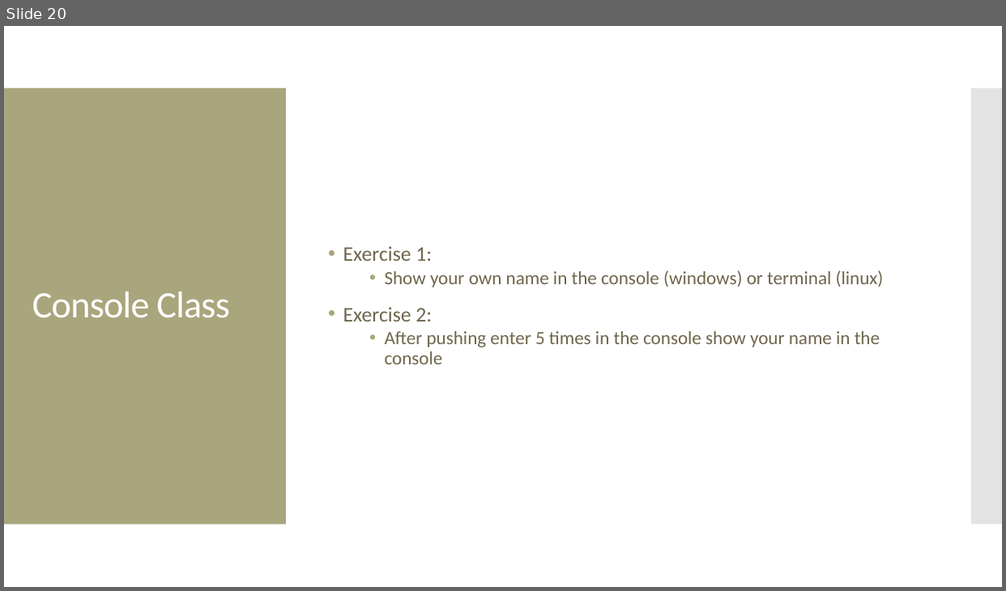
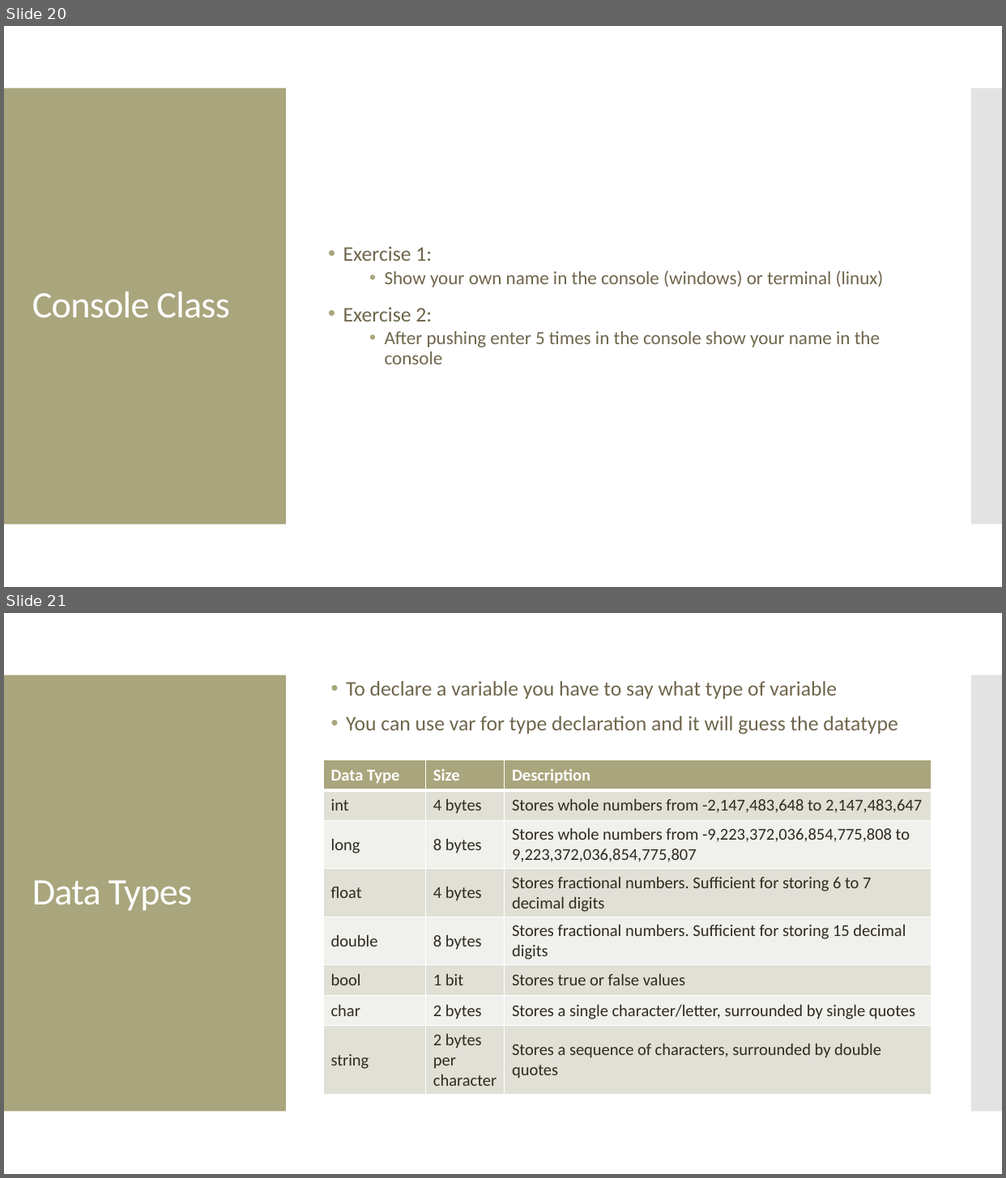
Before and after one commit to Manny-Apsel/.NET-C-Workshop, a slide deck: Presentation.pptx. Shown one above the other, each under a label of ours: slide 20 before the commit, slides 20 and 21 after it. The pictures are 1006x591 and 1006x1178 pixels, drawn with LibreOffice and Linux fonts; fonts in the diff are those of the drawing. Boxes give left, top, right and bottom in pixels: in the first picture for what was removed or moved away, otherwise in the second. Text is boxed around its words. In the diff, an @@ line names an element or a change of style, - is before the commit and + after.

Commit message:
did a part of datatypes exercises

```diff
--- a/Presentation.pptx
+++ b/Presentation.pptx
@@ slide 21 added at (4, 613, 1002, 1174), background #FFFFFF; not listed: 2 template elements that a slide beside it also shows @@
@@ text added at (346, 681, 897, 735), 20 pt, text #6F664C @@
+• To declare a variable you have to say what type of variable
+• You can use var for type declaration and it will guess the datatype
@@ table added at (324, 760, 931, 1111), 8 rows, 3 columns @@
+Data Type | Size | Description
+int | 4 bytes | Stores whole numbers from -2,147,483,648 to 2,147,483,647
+long | 8 bytes | Stores whole numbers from -9,223,372,036,854,775,808 to 9,223,372,036,854,775,807
+float | 4 bytes | Stores fractional numbers. Sufficient for storing 6 to 7 decimal digits
+double | 8 bytes | Stores fractional numbers. Sufficient for storing 15 decimal digits
+bool | 1 bit | Stores true or false values
+char | 2 bytes | Stores a single character/letter, surrounded by single quotes
+string | 2 bytes per character | Stores a sequence of characters, surrounded by double quotes
@@ title added at (32, 880, 193, 911), 36 pt, text #FFFFFF @@
+Data Types
```
Also in this commit, not shown: 1 slide changed, 2 other slides added.
